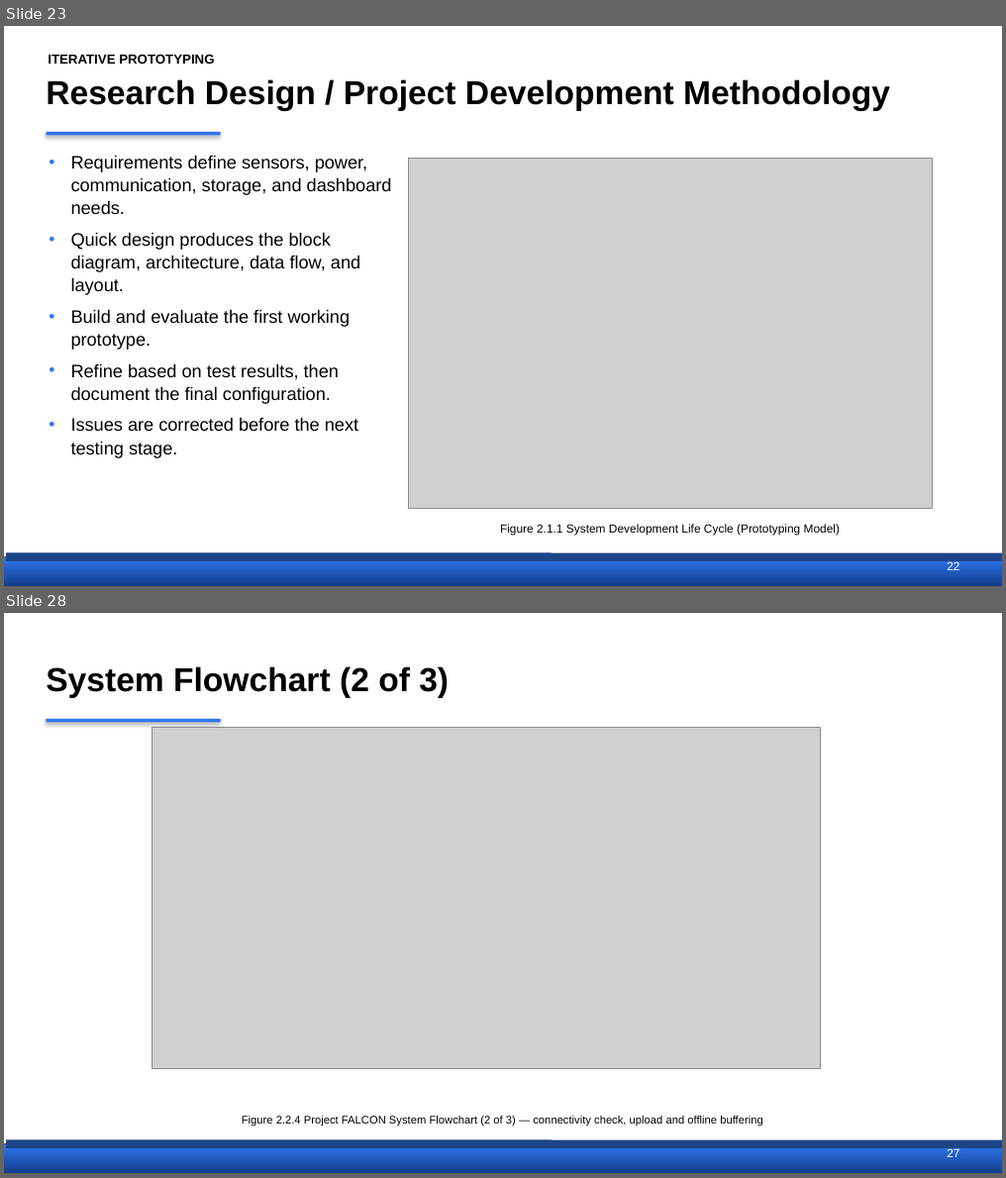
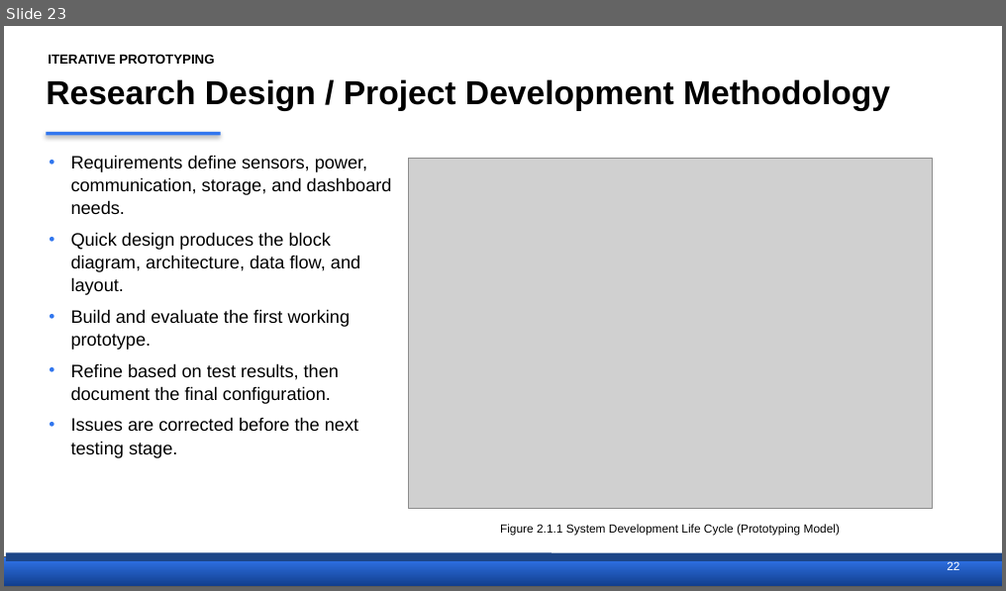
Before and after one commit to Ruzz-1010/Project-FALCON-01, a slide deck: THESIS DOCUMENTATION/FALCON_Proposal_Defense_Short.pptx. Shown one above the other, each under a label of ours: slides 23 and 28 before the commit, slide 23 after it; the slides between them are not shown. The pictures are 1006x1178 and 1006x591 pixels, drawn with LibreOffice and Linux fonts; fonts in the diff are those of the drawing; grey boxes stand for pictures. Boxes give left, top, right and bottom in pixels: in the first picture for what was removed or moved away, otherwise in the second. Text is boxed around its words. In the diff, an @@ line names an element or a change of style, - is before the commit and + after.

```diff
--- a/THESIS DOCUMENTATION/FALCON_Proposal_Defense_Short.pptx
+++ b/THESIS DOCUMENTATION/FALCON_Proposal_Defense_Short.pptx
@@ slide 28 removed at [4, 613, 1002, 1174], background #FFFFFF @@
@@ title removed at [46, 666, 449, 698] @@
-System Flowchart (2 of 3)
@@ rectangle removed at [46, 719, 221, 723] @@
@@ picture removed at [152, 728, 822, 1069] @@
@@ text removed at [242, 1116, 762, 1126] @@
-Figure 2.2.4 Project FALCON System Flowchart (2 of 3) — connectivity check, upload and offline buffering
@@ rectangle removed at [4, 1144, 1002, 1173] @@
@@ line removed from (6, 1144) to (1002, 1145) @@
@@ text removed at [946, 1148, 959, 1157] @@
-27
```
Also in this commit, not shown: 26 slides changed, 1 other slide removed, 3 other files.
